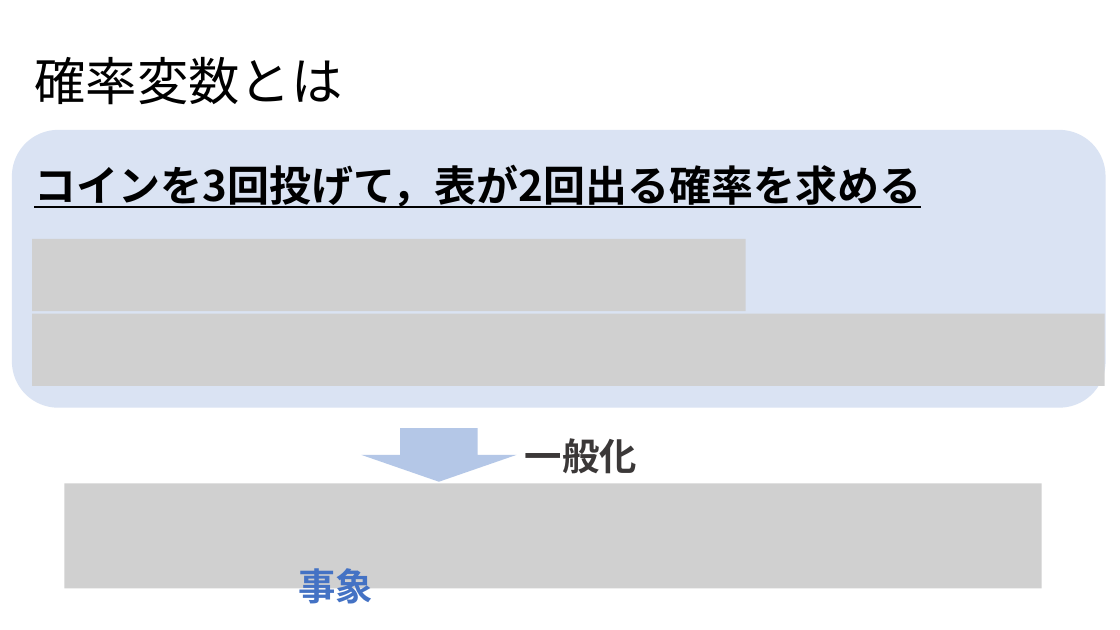
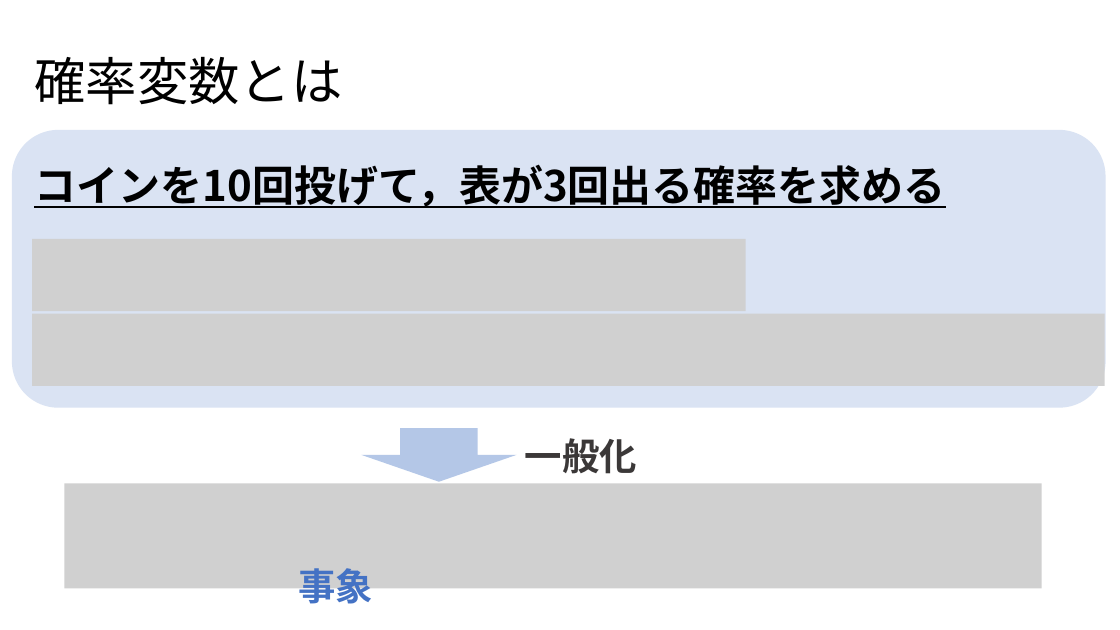
Before and after one commit to Yoshifumi14/stats, a slide deck: slide 5 of slideshare/random_variable.pptx. Drawn at 1120x630 pixels with LibreOffice and Linux fonts; fonts in the diff are those of the drawing; grey boxes stand for pictures. Boxes give left, top, right and bottom in pixels: in the first picture for what was removed or moved away, otherwise in the second. Text is boxed around its words. In the diff, an @@ line names an element or a change of style, - is before the commit and + after.

```diff
--- a/slideshare/random_variable.pptx
+++ b/slideshare/random_variable.pptx
@@ text at box(34, 164, 945, 208): text changed @@
-コインを3回投げて，表が2回出る確率を求める
+コインを10回投げて，表が3回出る確率を求める
```
Also in this commit, not shown: 2 other files.
